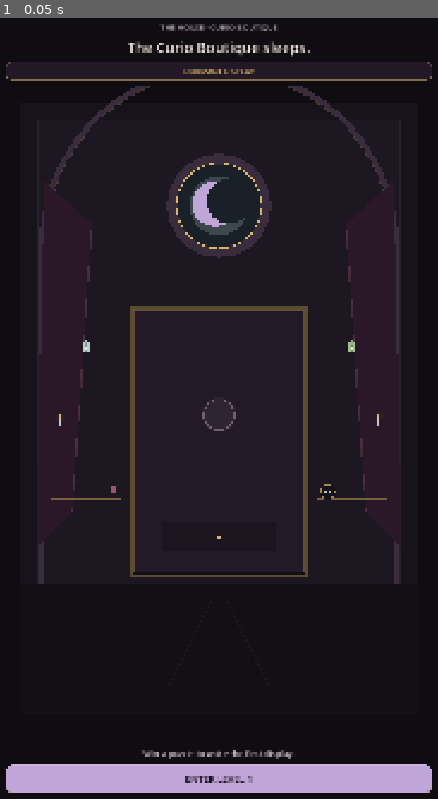
Above: before the commit, frame 1.
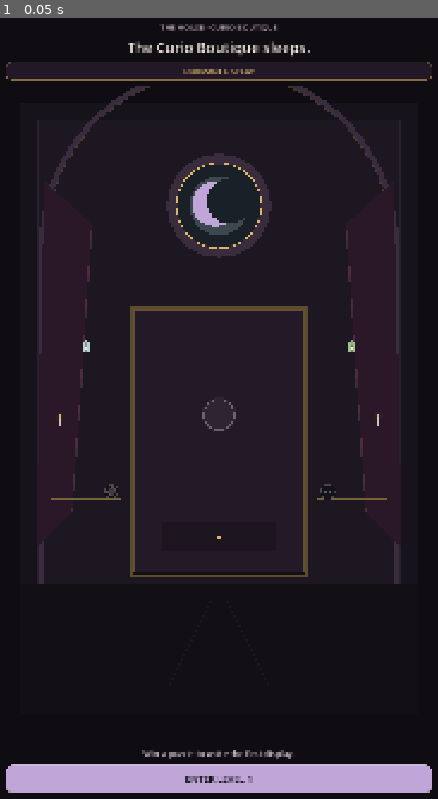
Above: after the commit, the same moment.

Repository: Jay-prodesign/akilta-match3
Game: Godot game, scene res://src/ui/home/house_home.tscn
The game is run twice, just before and just after one commit, with the same random seed, the same clock (stepped at 60 frames per second) and the same inputs. This scene is started directly instead of the project's main scene.
Inputs:
- Up to frame 1 (0.05 s): no input

The runs differ from the first frame. In frame 1, less than 0.1% of the frame differs, in the area x 23-77%, y 59-62%.

Commit message:
feat: extend opening journey through generated Line special

Diff:
--- /dev/null
+++ b/content/levels/ch01/level_003.json
@@ -0,0 +1,25 @@
+{
+  "id": "ch01_level_003",
+  "chapter": "curio_boutique",
+  "title": "Thornlight Arrangement",
+  "eyebrow": "CURIO BOUTIQUE · FORM A MOON BEAM",
+  "hint": "Slide the center moon down. Four moons will bind into a line sigil.",
+  "win_title": "THE BEAM FINDS A KEY",
+  "win_detail": "A Thorned Locket slips free from the velvet lining.",
+  "reward_curio": "thorned_locket",
+  "house_stage_reward": 3,
+  "width": 5,
+  "height": 5,
+  "moves": 6,
+  "objective": "collect_family",
+  "objective_family": "key",
+  "objective_target": 1,
+  "families": ["moon", "rose", "moth", "key", "leaf"],
+  "initial_rows": [
+    ["rose", "moth", "key", "leaf", "rose"],
+    ["moth", "key", "leaf", "rose", "moth"],
+    ["key", "leaf", "rose", "moon", "key"],
+    ["rose", "moon", "moon", "key", "leaf"],
+    ["moon", "moon", "rose", "moon", "key"]
+  ]
+}
--- a/src/match3/presentation/board_view.gd
+++ b/src/match3/presentation/board_view.gd
@@ -19,6 +19,9 @@
 var _press_position := Vector2.ZERO
 var _pressed_cell := Vector2i(-1, -1)
 var _tracking := false
+var _feedback_strength: float = 0.0
+var _feedback_mode: String = ""
+var _feedback_tween: Tween
 
 func _ready() -> void:
 	mouse_filter = Control.MOUSE_FILTER_STOP
@@ -31,6 +34,34 @@
 
 func visual_contract() -> Dictionary:
 	return PieceVisuals.contract()
+
+func play_trace(trace) -> void:
+	if trace == null:
+		return
+	var types: Array[String] = trace.event_types()
+	if types.has("combo_triggered"):
+		_pulse_feedback("combo", 0.72, 0.44)
+	elif types.has("special_created") or types.has("special_triggered"):
+		_pulse_feedback("special", 0.52, 0.34)
+	elif bool(trace.accepted):
+		_pulse_feedback("match", 0.26, 0.24)
+	else:
+		_pulse_feedback("reject", 0.32, 0.18)
+
+func _pulse_feedback(mode: String, strength: float, duration: float) -> void:
+	if _feedback_tween != null and _feedback_tween.is_valid():
+		_feedback_tween.kill()
+	_feedback_mode = mode
+	_feedback_strength = strength
+	queue_redraw()
+	_feedback_tween = create_tween()
+	_feedback_tween.set_trans(Tween.TRANS_QUAD)
+	_feedback_tween.set_ease(Tween.EASE_OUT)
+	_feedback_tween.tween_method(_set_feedback_strength, strength, 0.0, duration)
+
+func _set_feedback_strength(value: float) -> void:
+	_feedback_strength = value
+	queue_redraw()
 
 func _gui_input(event: InputEvent) -> void:
 	if board_state == null:
@@ -104,6 +135,27 @@
 				continue
 			var rect := Rect2(origin + Vector2(x, y) * pitch, Vector2.ONE * cell_size)
 			_draw_cell(rect, pos)
+
+	_draw_feedback()
+
+func _draw_feedback() -> void:
+	if _feedback_strength <= 0.001:
+		return
+	var color := Color("#BFA5D8")
+	if _feedback_mode == "combo":
+		color = Color("#D8B56A")
+	elif _feedback_mode == "reject":
+		color = Color("#C7728F")
+	elif _feedback_mode == "match":
+		color = Color("#A9C6C8")
+	color.a = 0.12 * _feedback_strength
+	draw_rect(Rect2(Vector2.ZERO, size), color, true)
+	var edge := color
+	edge.a = 0.9 * _feedback_strength
+	draw_rect(Rect2(Vector2(5, 5), size - Vector2(10, 10)), edge, false, 2.0 + 5.0 * _feedback_strength)
+	if _feedback_mode == "combo" or _feedback_mode == "special":
+		var center := size * 0.5
+		draw_arc(center, minf(size.x, size.y) * (0.10 + 0.05 * _feedback_strength), 0.0, TAU, 48, edge, 2.0 + 3.0 * _feedback_strength)
 
 func _draw_empty_state() -> void:
 	var center := size * 0.5
@@ -207,6 +259,15 @@
 		draw_line(c + Vector2(-r * 0.7, 0), c + Vector2(r * 0.7, 0), GOLD, 2.0)
 	elif kind == "line_v":
 		draw_line(c + Vector2(0, -r * 0.7), c + Vector2(0, r * 0.7), GOLD, 2.0)
+	elif kind == "global":
+		draw_circle(c, r * 0.30, GOLD)
+		for angle in [0.0, PI * 0.5, PI, PI * 1.5]:
+			draw_line(c + Vector2(cos(angle), sin(angle)) * r * 0.42, c + Vector2(cos(angle), sin(angle)) * r * 0.82, GOLD, 2.0)
+	elif kind == "area":
+		draw_rect(Rect2(c - Vector2.ONE * r * 0.42, Vector2.ONE * r * 0.84), GOLD, false, 2.0)
+	elif kind == "smart":
+		draw_circle(c, r * 0.30, GOLD, false, 2.0)
+		draw_circle(c, r * 0.08, GOLD)
 
 func _draw_wax_seal(rect: Rect2, hp: int) -> void:
 	var c := rect.position + Vector2(rect.size.x * 0.22, rect.size.y * 0.78)
--- a/src/ui/gameplay/gameplay_screen.gd
+++ b/src/ui/gameplay/gameplay_screen.gd
@@ -70,7 +70,10 @@
 		return null
 	last_trace = MoveResolver.try_swap(board_state, from, to)
 	board_view.set_board(board_state)
+	if board_view.has_method("play_trace"):
+		board_view.play_trace(last_trace)
 	_refresh_hud()
+	_refresh_move_feedback(last_trace)
 	if last_trace.accepted:
 		_show_result_if_terminal(String(last_trace.result))
 	return last_trace
@@ -89,6 +92,21 @@
 
 func _on_swap_requested(from: Vector2i, to: Vector2i) -> void:
 	attempt_swap(from, to)
+
+func _refresh_move_feedback(trace) -> void:
+	if trace == null:
+		return
+	var types: Array[String] = trace.event_types()
+	if types.has("combo_triggered"):
+		hint_label.text = "The relics answer together. The whole cabinet shudders."
+	elif types.has("special_created"):
+		hint_label.text = "A Moon Beam formed. Match it to unleash the whole row."
+	elif types.has("special_triggered"):
+		hint_label.text = "The sigil opens. Follow the chain reaction."
+	elif types.has("shuffle"):
+		hint_label.text = "No path remained. The House rearranged the sigils."
+	elif not bool(trace.accepted):
+		hint_label.text = "Those sigils refuse the arrangement. Try another adjacent swap."
 
 func _refresh_hud() -> void:
 	if board_state == null:
--- a/src/ui/home/house_home.gd
+++ b/src/ui/home/house_home.gd
@@ -37,7 +37,9 @@
 	headline.text = String(state.get("headline", "The Curio Boutique sleeps."))
 	detail.text = String(state.get("detail", ""))
 	room_view.set_house_state(stage, owned_curios)
-	if stage >= 2:
+	if stage >= 3:
+		curio_label.text = "3 CURIOS · FIRST CABINET SET"
+	elif stage >= 2:
 		curio_label.text = "2 CURIOS · MOON CAMEO + MOTH RELIQUARY"
 	elif stage >= 1:
 		curio_label.text = "CURIO 01 · MOON CAMEO AWAKENED"
--- a/src/world/curio_boutique.gd
+++ b/src/world/curio_boutique.gd
@@ -111,11 +111,17 @@
 
 	_draw_bottle(Vector2((left_x0 + left_x1) * 0.5, shelf_y0 - 14.0), CYAN, 0.85)
 	_draw_candle(Vector2(left_x0 + 22.0, shelf_y0 + shelf_gap - 4.0), 0.78)
-	_draw_bottle(Vector2(left_x1 - 20.0, shelf_y0 + shelf_gap * 2.0 - 13.0), ROSE, 0.68)
+	var locket_center := Vector2(left_x1 - 24.0, shelf_y0 + shelf_gap * 2.0 - 19.0)
+	if house_stage >= 3:
+		draw_circle(locket_center, 29.0, Color(0.78, 0.45, 0.56, 0.07))
+		_draw_thorn_locket(locket_center, 20.0, true)
+	else:
+		_draw_thorn_locket(locket_center, 16.0, false)
 
 	_draw_bottle(Vector2((right_x0 + right_x1) * 0.5, shelf_y0 - 14.0), LEAF, 0.75)
 	_draw_candle(Vector2(right_x1 - 22.0, shelf_y0 + shelf_gap - 4.0), 0.88)
-	_draw_moth_frame(Vector2(right_x0 + 28.0, shelf_y0 + shelf_gap * 2.0 - 18.0), 17.0)
+	var moth_center := Vector2(right_x0 + 28.0, shelf_y0 + shelf_gap * 2.0 - 18.0)
+	_draw_moth_frame(moth_center, 20.0 if house_stage >= 2 else 17.0, house_stage >= 2)
 
 func _draw_central_cabinet(room: Rect2) -> void:
 	var cabinet := Rect2(
@@ -184,9 +190,22 @@
 	draw_colored_polygon(flame, GOLD)
 	draw_circle(base - Vector2(0, h + 4.0 * scale), 13.0 * scale, Color(0.851, 0.71, 0.416, 0.035))
 
-func _draw_moth_frame(center: Vector2, radius: float) -> void:
+func _draw_thorn_locket(center: Vector2, radius: float, active: bool) -> void:
+	var metal: Color = ROSE if active else Color("#5D4C58")
+	var rim: Color = GOLD if active else Color("#4D4450")
+	draw_circle(center, radius * 1.08, Color("#151219"))
+	draw_arc(center, radius, 0.0, TAU, 36, rim, 2.0)
+	draw_circle(center, radius * 0.58, metal.darkened(0.28))
+	draw_arc(center, radius * 0.58, 0.0, TAU, 30, metal, 2.0)
+	for angle in [0.0, PI * 0.5, PI, PI * 1.5]:
+		var direction := Vector2(cos(angle), sin(angle))
+		draw_line(center + direction * radius * 0.68, center + direction * radius * 0.98, metal, 2.0)
+
+func _draw_moth_frame(center: Vector2, radius: float, active: bool = true) -> void:
 	draw_circle(center, radius * 1.15, Color("#151219"))
-	draw_arc(center, radius, 0.0, TAU, 36, GOLD.darkened(0.25), 2.0)
+	var rim: Color = GOLD.darkened(0.25) if active else Color("#4D4450")
+	var wings: Color = CYAN if active else Color("#536066")
+	draw_arc(center, radius, 0.0, TAU, 36, rim, 2.0)
 	var left := PackedVector2Array([
 		center + Vector2(-2, -1),
 		center + Vector2(-radius * 0.65, -radius * 0.35),
@@ -197,8 +216,8 @@
 		center + Vector2(radius * 0.65, -radius * 0.35),
 		center + Vector2(radius * 0.50, radius * 0.48)
 	])
-	draw_colored_polygon(left, CYAN)
-	draw_colored_polygon(right, CYAN)
+	draw_colored_polygon(left, wings)
+	draw_colored_polygon(right, wings)
 
 func _draw_floor(room: Rect2) -> void:
 	var horizon_y: float = room.position.y + room.size.y * 0.79
--- a/src/world/house_state.gd
+++ b/src/world/house_state.gd
@@ -2,6 +2,14 @@
 extends RefCounted
 
 static func descriptor(stage: int) -> Dictionary:
+	if stage >= 3:
+		return {
+			"stage": 3,
+			"room": "curio_boutique",
+			"state": "three_displays_awake",
+			"headline": "Three displays breathe in the moonlight.",
+			"detail": "The Thorned Locket joins the Moon Cameo and Moth Reliquary. The boutique is becoming yours."
+		}
 	if stage >= 2:
 		return {"stage":2,"room":"curio_boutique","state":"second_reliquary_awake","headline":"The boutique is learning your name.","detail":"The Moth Reliquary opens beside the Moon Cameo. Another display is still dark."}
 	if stage >= 1:
--- a/tests/integration/test_opening_two_level_journey.gd
+++ b/tests/integration/test_opening_two_level_journey.gd
@@ -55,8 +55,33 @@
 	_expect(progress != null and int(progress.highest_level_unlocked) == 3, "Level 2 completion must advance progression cursor")
 	var stage2_house = app.current_screen()
 	var stage2_button: Button = stage2_house.get_node("Layout/PlayButton")
-	_expect(stage2_button.disabled, "House must not route into unauthored Level 3")
-	_expect(stage2_button.text == "MORE CURIOS STIR SOON", "unauthored next content must have truthful CTA")
+	_expect(not stage2_button.disabled and stage2_button.text == "ENTER LEVEL 3", "House must expose authored Level 3")
+	stage2_button.emit_signal("pressed")
+	await process_frame
+
+	var level3 = app.current_screen()
+	_expect(level3 != null and str(level3.current_level_id) == "ch01_level_003", "Level 3 CTA must open the authored line-special lesson")
+	var create_trace = level3.attempt_swap(Vector2i(2, 3), Vector2i(2, 4))
+	_expect(create_trace != null and create_trace.accepted, "Level 3 special-creation swipe must be accepted")
+	_expect(create_trace != null and create_trace.event_types().has("special_created"), "Level 3 first move must generate a special")
+	_expect(create_trace != null and str(create_trace.result) == "playing", "creating the Line special must not finish Level 3")
+	_expect(level3.board_state.specials.size() >= 1, "generated Line special must remain on the board")
+	var activate_trace = level3.attempt_swap(Vector2i(3, 3), Vector2i(3, 4))
+	_expect(activate_trace != null and activate_trace.accepted, "Level 3 activation swipe must be accepted")
+	_expect(activate_trace != null and activate_trace.event_types().has("special_triggered"), "Level 3 second move must trigger the generated Line special")
+	_expect(activate_trace != null and str(activate_trace.result) == "won", "Line special must collect the key and win Level 3")
+	_expect(level3.continue_after_win(), "Level 3 win must return to House")
+	await process_frame
+
+	progress = app.get("progress")
+	_expect(int(progress.house_stage) == 3, "Level 3 must awaken House stage 3")
+	_expect(progress.curios.has("thorned_locket"), "Level 3 must grant Thorned Locket")
+	_expect(int(progress.highest_level_unlocked) == 4, "Level 3 completion must advance progression cursor")
+	var stage3_house = app.current_screen()
+	var stage3_button: Button = stage3_house.get_node("Layout/PlayButton")
+	_expect(stage3_button.disabled, "House must not route into unauthored Level 4")
+	_expect(stage3_button.text == "MORE CURIOS STIR SOON", "stage 3 must truthfully stop at current authored content")
+
 	app.queue_free()
 	await process_frame
 	var relaunched = packed.instantiate()
@@ -65,9 +90,10 @@
 	await process_frame
 	var restored = relaunched.get("progress")
 	_expect(str(relaunched.current_route_name()) == "house", "relaunch after progression must return to House")
-	_expect(restored != null and int(restored.house_stage) == 2, "relaunch must preserve House stage 2")
+	_expect(restored != null and int(restored.house_stage) == 3, "relaunch must preserve House stage 3")
 	_expect(restored != null and restored.curios.count("moon_cameo") == 1, "Moon Cameo must remain exactly once")
 	_expect(restored != null and restored.curios.count("moth_reliquary") == 1, "Moth Reliquary must remain exactly once")
+	_expect(restored != null and restored.curios.count("thorned_locket") == 1, "Thorned Locket must remain exactly once")
 	relaunched.queue_free()
 	await process_frame
 	_cleanup()
@@ -87,7 +113,7 @@
 
 func _finish() -> void:
 	if failures.is_empty():
-		print("TEST_PASS: real two-level opening journey")
+		print("TEST_PASS: real three-level opening journey")
 		quit(0)
 		return
 	for failure in failures:
Not shown, changed: .github/workflows/p0-headless.yml
